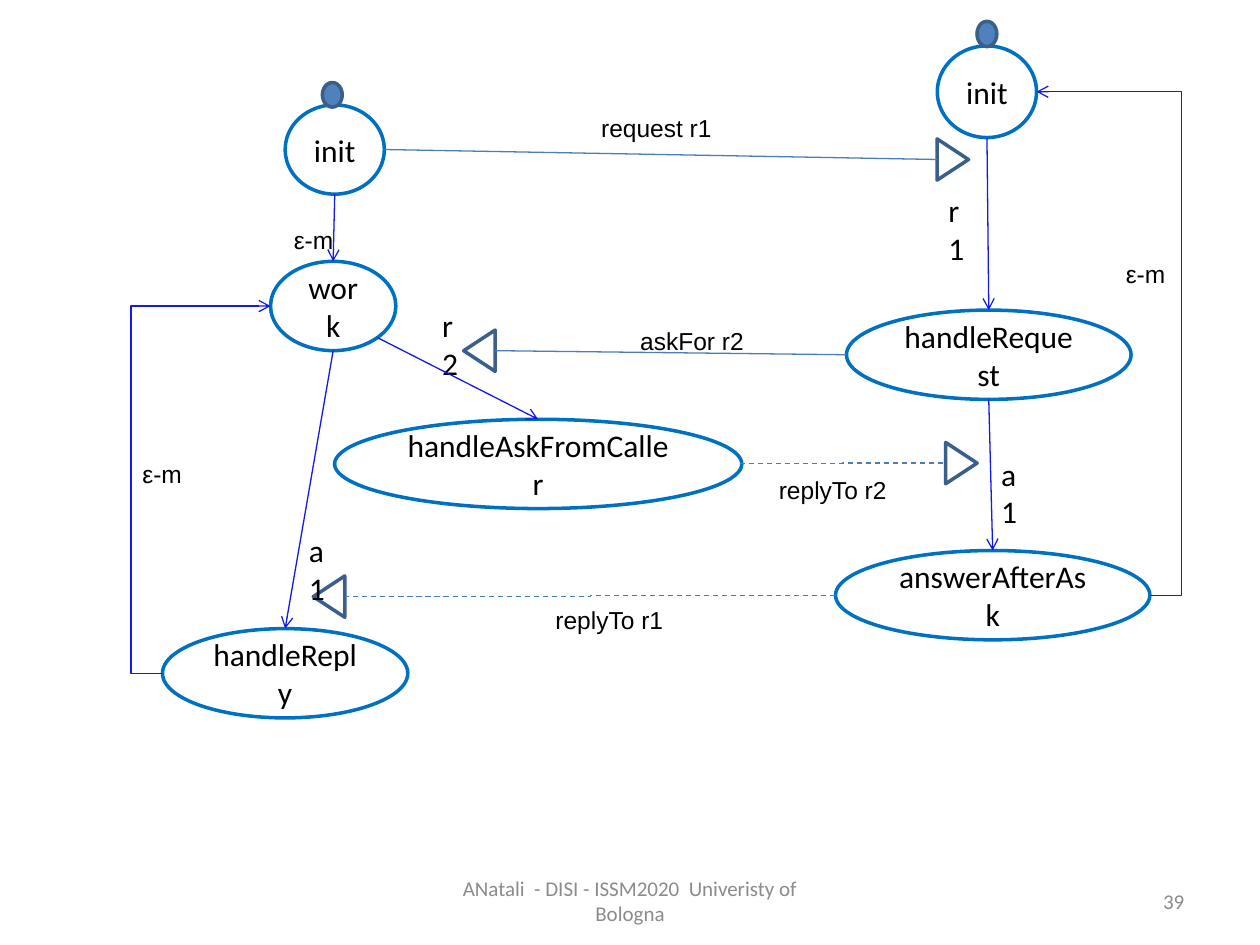
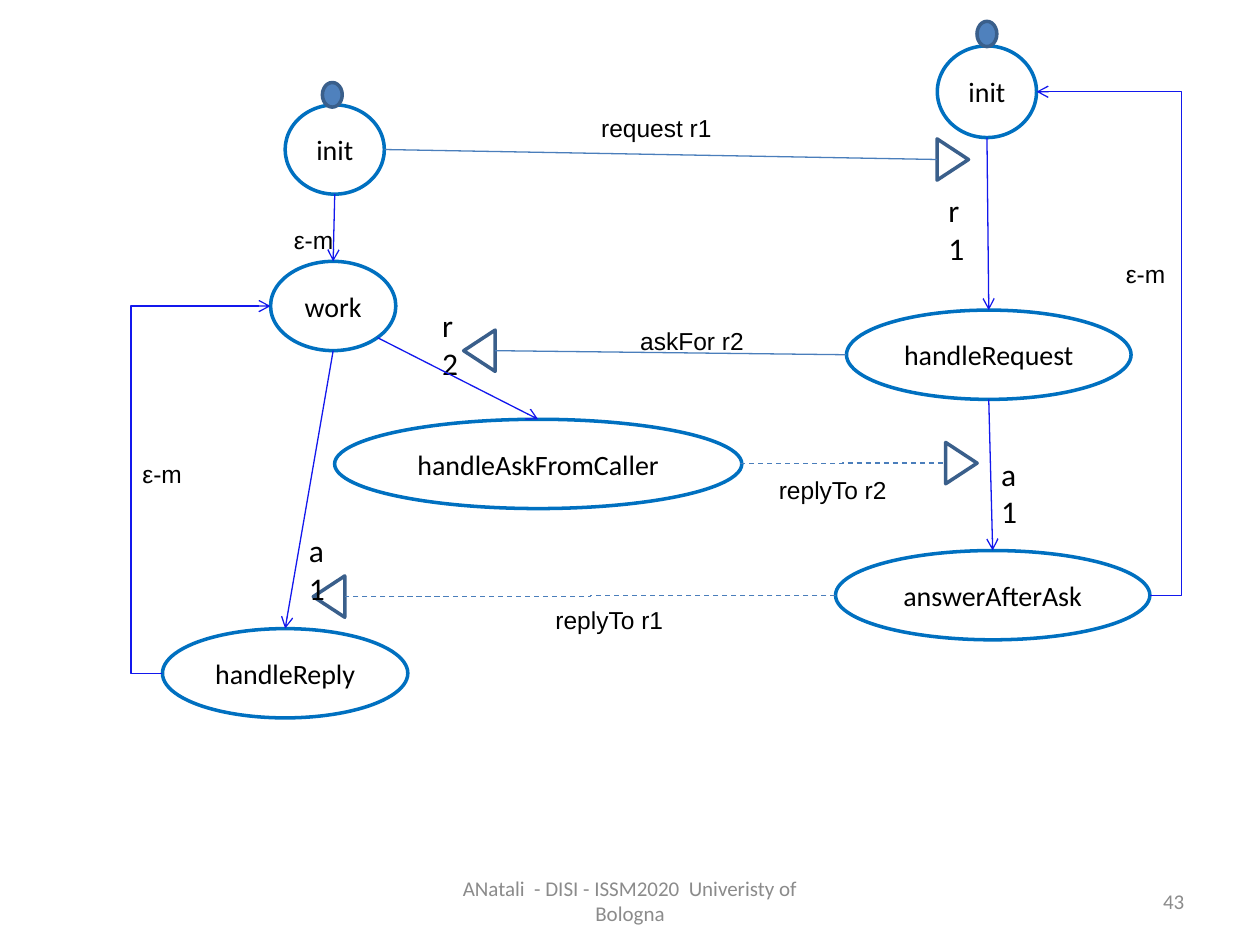
Before and after one commit to anatali/iss2020LabBo, a slide deck: slide 43 of it.unibo.issLabStart/userDocs/ISSM2020.pptx (slide 39 before the commit). Drawn at 1260x945 pixels with LibreOffice and Linux fonts; fonts in the diff are those of the drawing. Boxes give left, top, right and bottom in pixels: in the first picture for what was removed or moved away, otherwise in the second. Text is boxed around its words. In the diff, an @@ line names an element or a change of style, - is before the commit and + after.

```diff
--- a/it.unibo.issLabStart/userDocs/ISSM2020.pptx
+++ b/it.unibo.issLabStart/userDocs/ISSM2020.pptx
@@ size 18 to 16 pt in 7 elements at (285, 105, 384, 194), (271, 261, 396, 350), (163, 629, 408, 718), (335, 420, 742, 509), (937, 45, 1037, 137), (847, 310, 1131, 399), (835, 551, 1149, 640) @@
@@ page number at (1163, 895, 1184, 909): text changed @@
-39
+43
```
Also in this commit, not shown: 1 other slide changed, 4 slides added, 33 other files.
